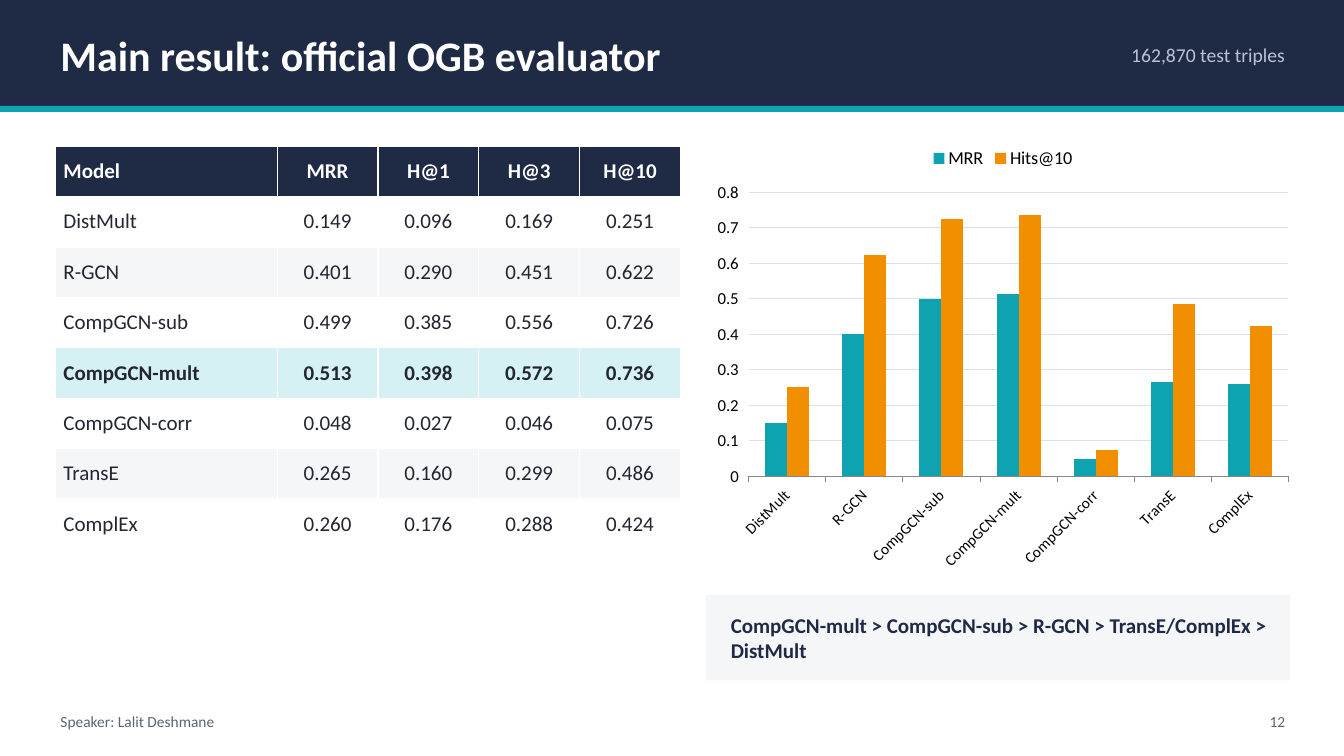
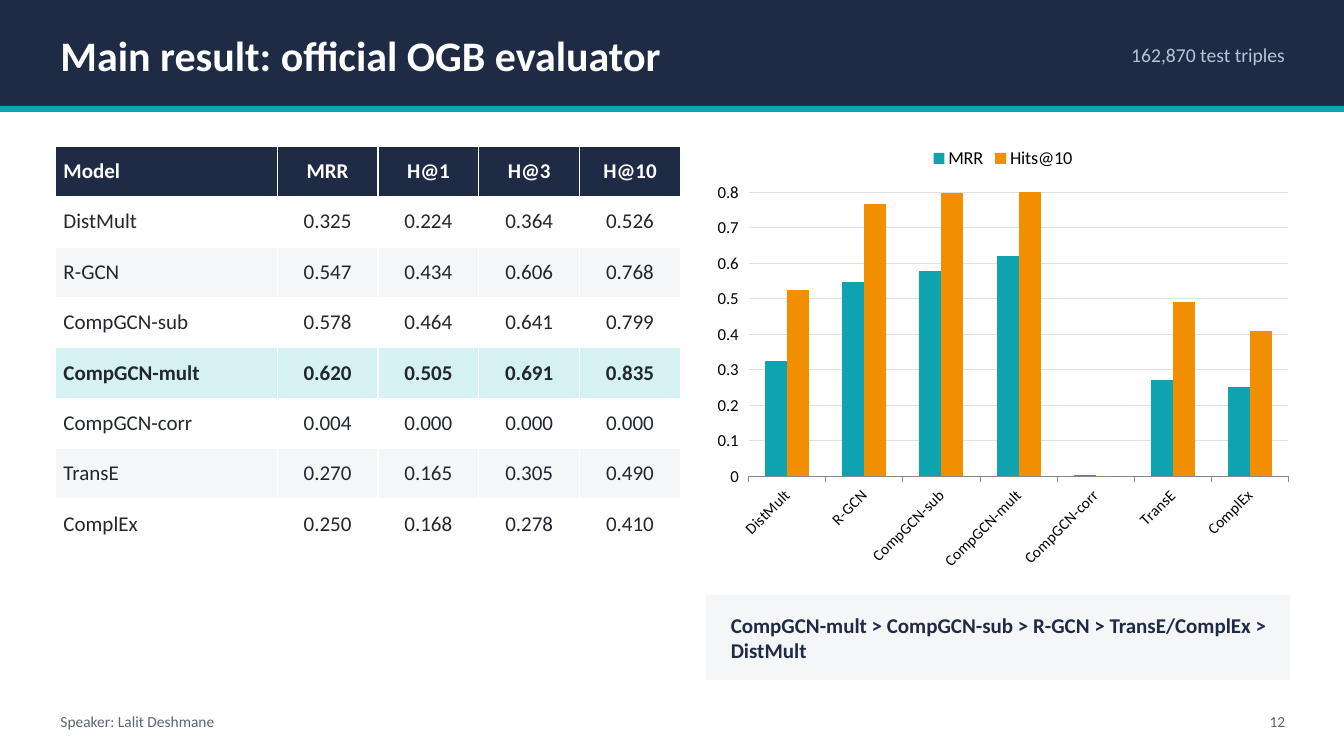
Before and after one commit to Charanponaganti/Knowledge-Graph-Completion-with-R-GCN-CompGCN, a slide deck: slide 12 of report/slides/kg_completion_presentation.pptx. Drawn at 1344x756 pixels with LibreOffice and Linux fonts; fonts in the diff are those of the drawing. Boxes give left, top, right and bottom in pixels: in the first picture for what was removed or moved away, otherwise in the second. Text is boxed around its words. In the diff, an @@ line names an element or a change of style, - is before the commit and + after.

```diff
--- a/report/slides/kg_completion_presentation.pptx
+++ b/report/slides/kg_completion_presentation.pptx
@@ table at (x1=55, y1=146, x2=681, y2=549) @@
-row 2: DistMult | 0.149 | 0.096 | 0.169 | 0.251
+row 2: DistMult | 0.325 | 0.224 | 0.364 | 0.526
-row 3: R-GCN | 0.401 | 0.290 | 0.451 | 0.622
+row 3: R-GCN | 0.547 | 0.434 | 0.606 | 0.768
-row 4: CompGCN-sub | 0.499 | 0.385 | 0.556 | 0.726
+row 4: CompGCN-sub | 0.578 | 0.464 | 0.641 | 0.799
-row 5: CompGCN-mult | 0.513 | 0.398 | 0.572 | 0.736
+row 5: CompGCN-mult | 0.620 | 0.505 | 0.691 | 0.835
-row 6: CompGCN-corr | 0.048 | 0.027 | 0.046 | 0.075
+row 6: CompGCN-corr | 0.004 | 0.000 | 0.000 | 0.000
-row 7: TransE | 0.265 | 0.160 | 0.299 | 0.486
+row 7: TransE | 0.270 | 0.165 | 0.305 | 0.490
-row 8: ComplEx | 0.260 | 0.176 | 0.288 | 0.424
+row 8: ComplEx | 0.250 | 0.168 | 0.278 | 0.410
@@ column chart at (x1=706, y1=136, x2=1301, y2=580) @@
-MRR: 0.15, 0.4, 0.5, 0.51, 0.05, 0.27, 0.26
+MRR: 0.33, 0.55, 0.58, 0.62, 0, 0.27, 0.25
-Hits@10: 0.25, 0.62, 0.73, 0.74, 0.07, 0.49, 0.42
+Hits@10: 0.53, 0.77, 0.8, 0.83, 0, 0.49, 0.41
```
Also in this commit, not shown: 8 other slides changed, 27 other files.
